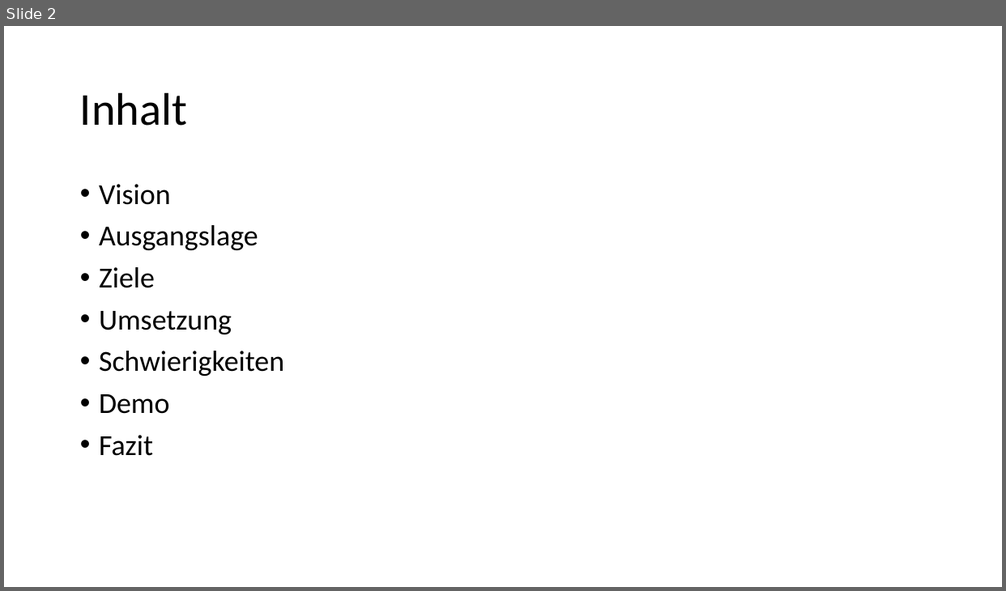
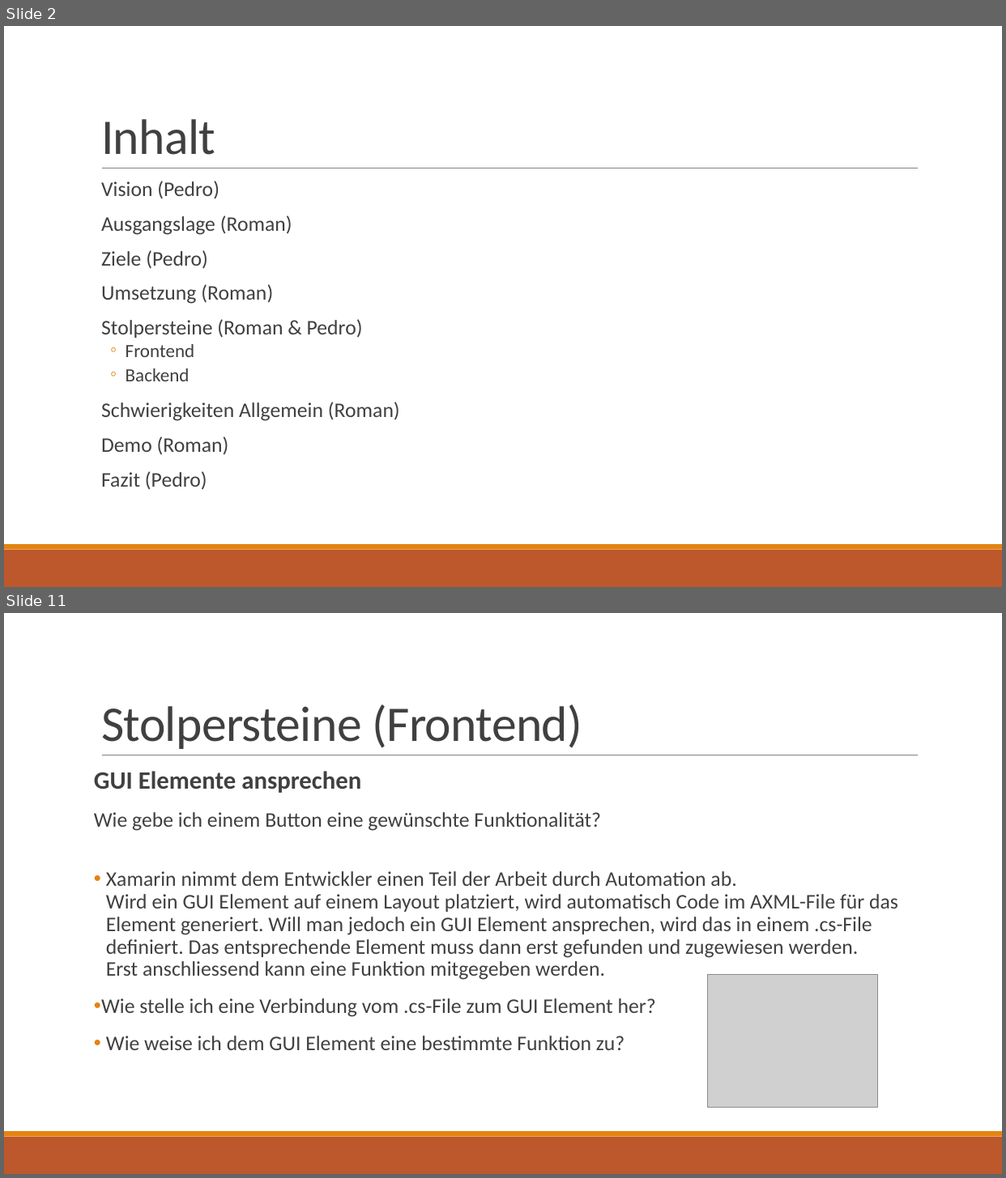
Before and after one commit to HolzbaumStudios/CookBook, a slide deck: Docs/Präsentation_Kochbuch.pptx. Shown one above the other, each under a label of ours: slide 2 before the commit, slides 2 and 11 after it; the slides between them are not shown. The pictures are 1006x591 and 1006x1178 pixels, drawn with LibreOffice and Linux fonts; fonts in the diff are those of the drawing; grey boxes stand for pictures. Boxes give left, top, right and bottom in pixels: in the first picture for what was removed or moved away, otherwise in the second. Text is boxed around its words. In the diff, an @@ line names an element or a change of style, - is before the commit and + after.

Commit message:
Praesentation
+ Teil Roman Präsi

```diff
--- a/Docs/Präsentation_Kochbuch.pptx
+++ b/Docs/Präsentation_Kochbuch.pptx
@@ slide 11 added at (4,613,1002,1174), background #FFFFFF; not listed: 3 template elements that a slide beside it also shows @@
@@ title added at (101,705,582,749), 48 pt, text #404040 @@
+Stolpersteine (Frontend)
@@ text added at (94,771,898,1050), 20 pt, text #404040 @@
+GUI Elemente ansprechen
+Wie gebe ich einem Button eine gewünschte Funktionalität?
+• Xamarin nimmt dem Entwickler einen Teil der Arbeit durch Automation ab.
+  Wird ein GUI Element auf einem Layout platziert, wird automatisch Code im AXML-File für das
+  Element generiert. Will man jedoch ein GUI Element ansprechen, wird das in einem .cs-File
+  definiert. Das entsprechende Element muss dann erst gefunden und zugewiesen werden.
+  Erst anschliessend kann eine Funktion mitgegeben werden.
+• Wie stelle ich eine Verbindung vom .cs-File zum GUI Element her?
+• Wie weise ich dem GUI Element eine bestimmte Funktion zu?
@@ picture added at (708,974,878,1107) @@
@@ slide 2 changed as well @@
@@ title "Inhalt": place and size @@
-title "Inhalt" at (80,92,187,126)
+title "Inhalt" at (101,119,215,155)
@@ title "Inhalt" at (101,119,215,155): size 44 to 48 pt, text colour #000000 to #404040, letter spacing 0 to -0.5 pt; line spacing 0.9 to 0.85; vertical alignment middle to bottom @@
@@ line added from (102, 169) to (918, 169), #808080 0.5 pt @@
@@ text at (101,181,400,490): text changed; size 28 to 20 pt; text colour #000000 to #404040 @@
-• Vision
-• Ausgangslage
-• Ziele
-• Umsetzung
-• Schwierigkeiten
-• Demo
-• Fazit
+  Vision (Pedro)
+  Ausgangslage (Roman)
+  Ziele (Pedro)
+  Umsetzung (Roman)
+  Stolpersteine (Roman & Pedro)
+  ◦ Frontend
+  ◦ Backend
+  Schwierigkeiten Allgemein (Roman)
+  Demo (Roman)
+  Fazit (Pedro)
@@ rectangle added at (4,550,1002,587), fill #BD582C @@
@@ rectangle added at (4,544,1002,550), fill #E48312 @@
```
Also in this commit, not shown: 1 other slide changed, 12 other slides added, 2 other files.
